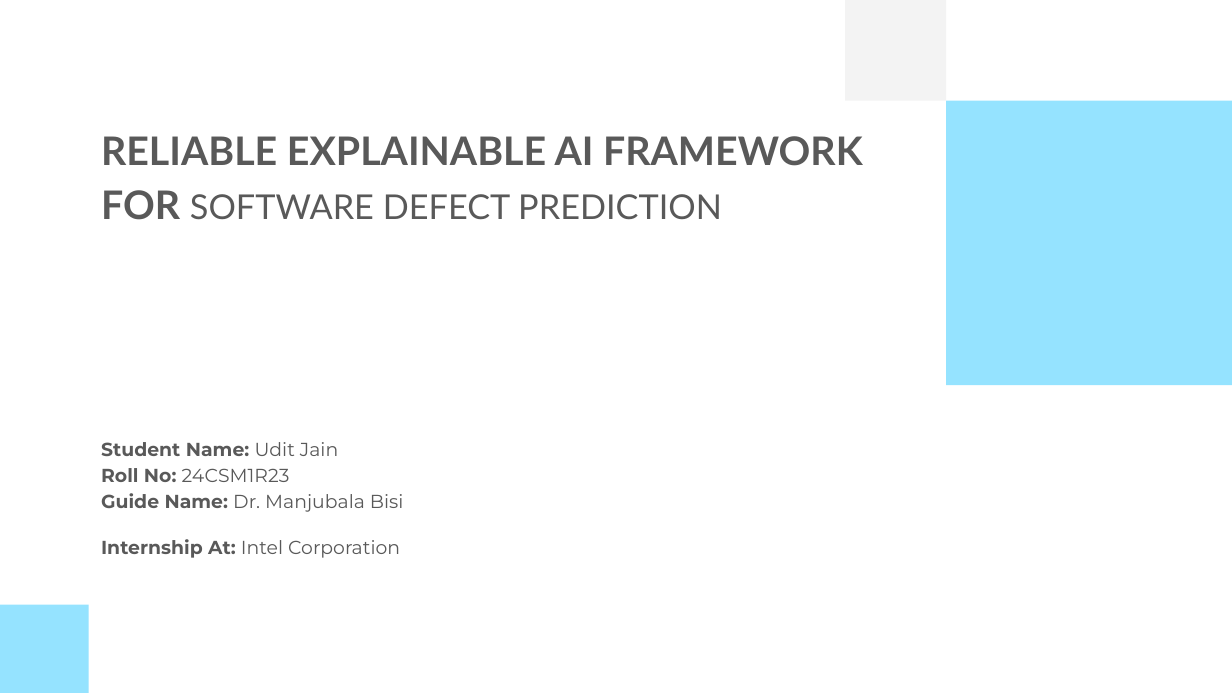
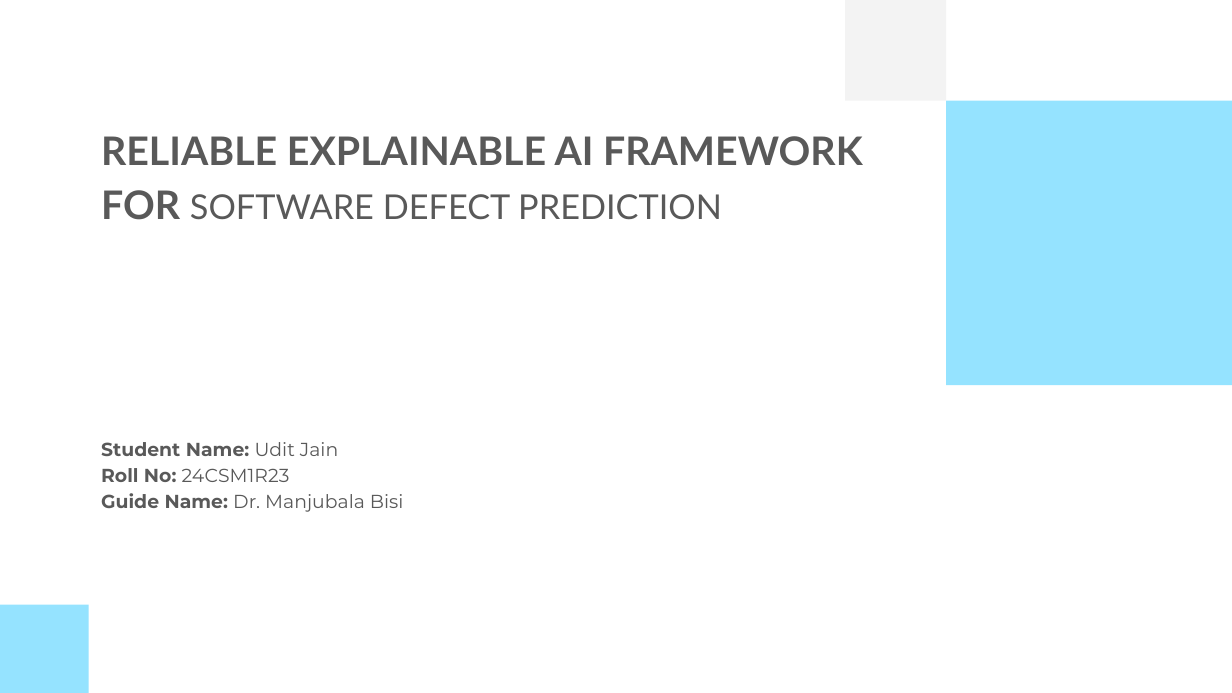
Before and after one commit to uditjain100/TrustX-Defect, a slide deck: slide 1 of Documentation/24CSM1R23_Mid_4th.pptx. Drawn at 1232x693 pixels with LibreOffice and Linux fonts; fonts in the diff are those of the drawing. Boxes give left, top, right and bottom in pixels: in the first picture for what was removed or moved away, otherwise in the second. Text is boxed around its words. In the diff, an @@ line names an element or a change of style, - is before the commit and + after.

```diff
--- a/Documentation/24CSM1R23_Mid_4th.pptx
+++ b/Documentation/24CSM1R23_Mid_4th.pptx
@@ text at (101, 539, 400, 558): paragraph removed @@
-Internship At: Intel Corporation
```
Also in this commit, not shown: 4 other slides changed, 6 other files.
